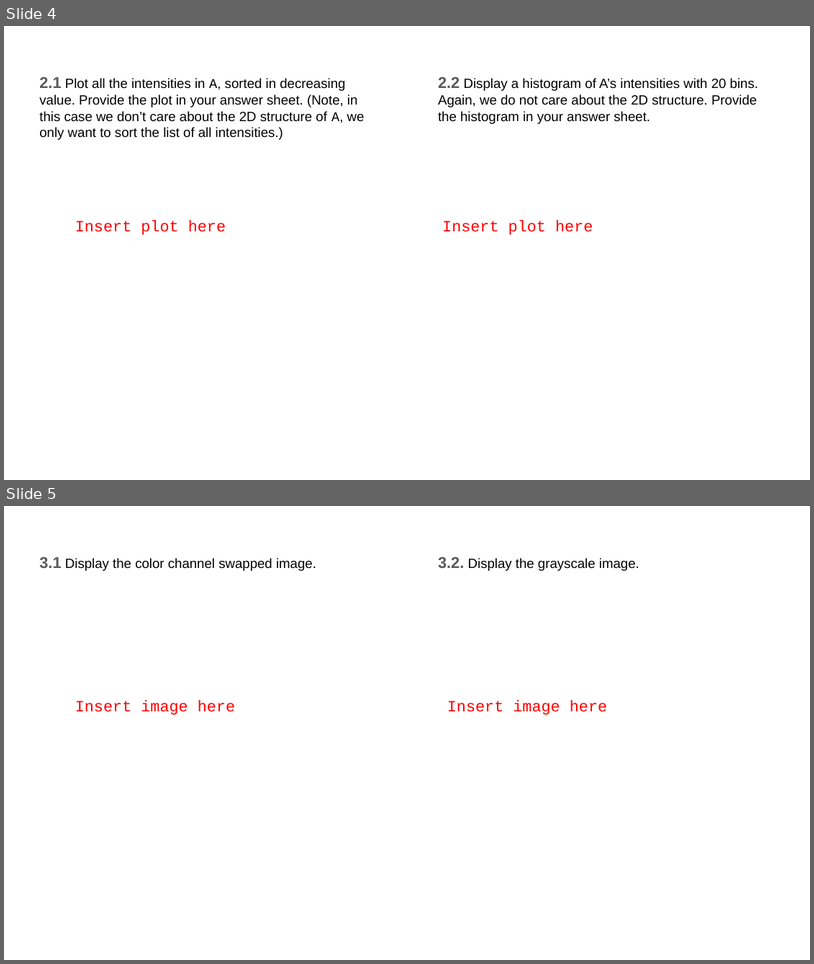
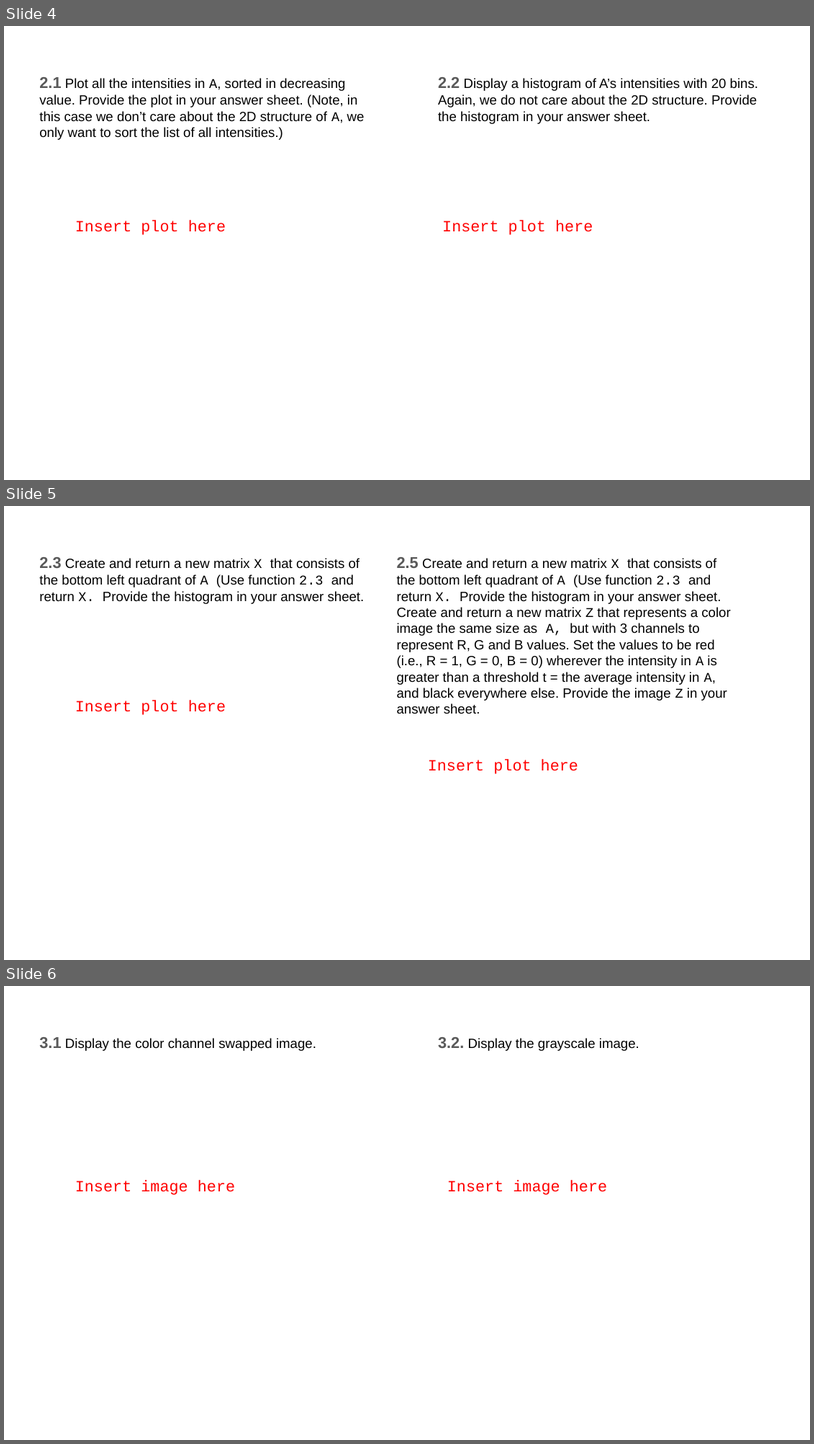
Before and after one commit to emory-courses/computer-vision, a slide deck: hw/ps1/ps1 report.pptx. Shown one above the other, each under a label of ours: slides 4 and 5 before the commit, slides 4, 5 and 6 after it. The pictures are 814x964 and 814x1444 pixels, drawn with LibreOffice and Linux fonts; fonts in the diff are those of the drawing. Boxes give left, top, right and bottom in pixels: in the first picture for what was removed or moved away, otherwise in the second. Text is boxed around its words. In the diff, an @@ line names an element or a change of style, - is before the commit and + after.

```diff
--- a/hw/ps1/ps1 report.pptx
+++ b/hw/ps1/ps1 report.pptx
@@ slide 5 added at bbox=[4, 506, 810, 960], background #FFFFFF @@
@@ text added at bbox=[39, 557, 365, 604], 12 pt, text #000000 @@
+2.3 Create and return a new matrix X that consists of the bottom left quadrant of A (Use function 2.3 and return X. Provide the histogram in your answer sheet.
@@ text added at bbox=[397, 557, 730, 714], 12 pt, text #000000 @@
+2.5 Create and return a new matrix X that consists of the bottom left quadrant of A (Use function 2.3 and return X. Provide the histogram in your answer sheet.
+Create and return a new matrix Z that represents a color image the same size as A, but with 3 channels to represent R, G and B values. Set the values to be red (i.e., R = 1, G = 0, B = 0) wherever the intensity in A is greater than a threshold t = the average intensity in A, and black everywhere else. Provide the image Z in your answer sheet.
@@ text added at bbox=[75, 700, 226, 715], 14 pt, text #FF0000 @@
+Insert plot here
@@ text added at bbox=[428, 759, 579, 774], 14 pt, text #FF0000 @@
+Insert plot here
@@ what was slide 5 is now slide 6 @@
```
